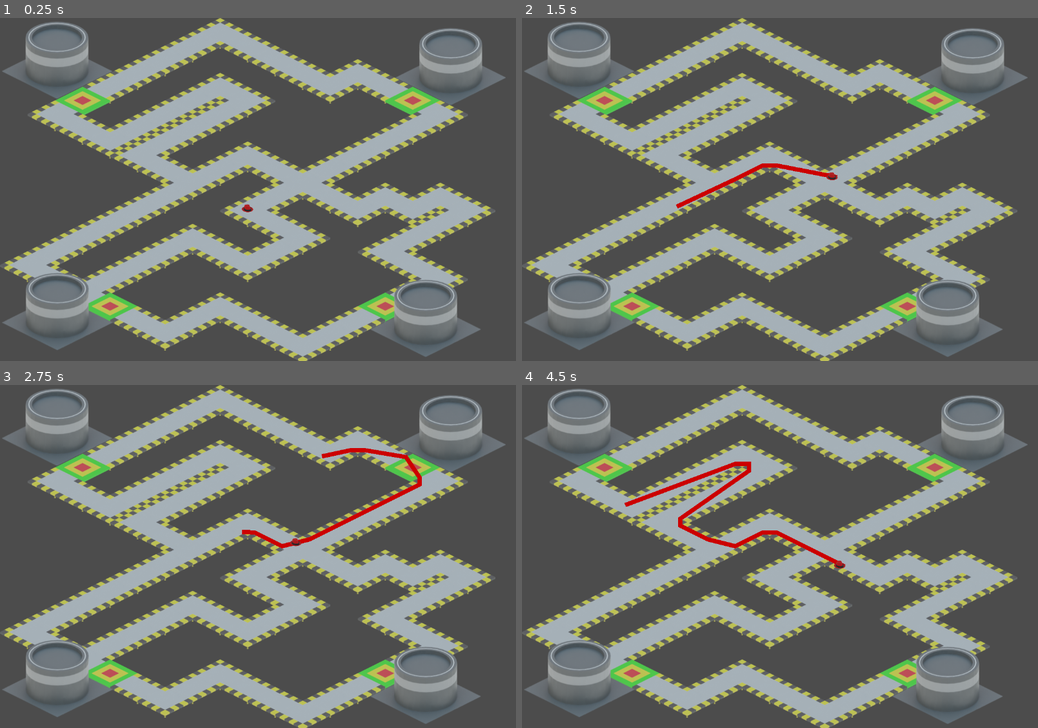
Above: before the commit, frames 1-4 (two rows, left to right).
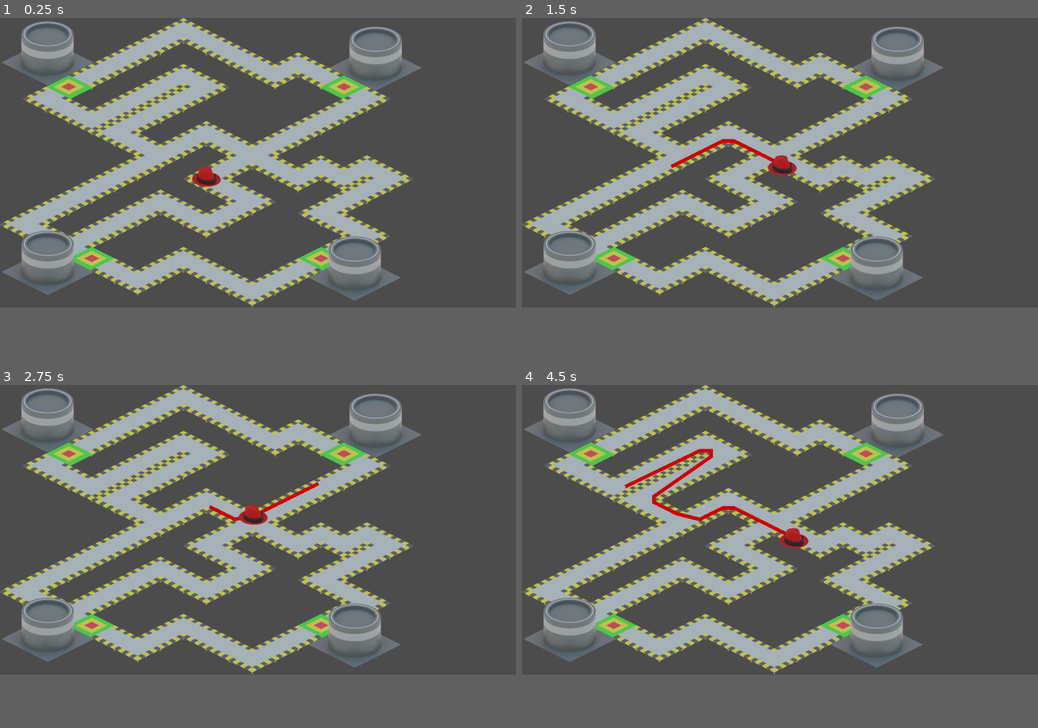
Above: after the commit, the same moments.

Repository: rhdemo/2019-demo4-dashboard
Game: Godot game, scene res://factory.tscn
The game is run twice, just before and just after one commit, with the same random seed, the same clock (stepped at 60 frames per second) and the same inputs.
Inputs (mouse positions are in pixels of both pictures, inside the frame that each line leads up to):
- Up to frame 1 (0.25 s): no input
- Up to frame 2 (1.5 s): tap Enter at 0.5 s; move the mouse to (893, 172) at 0.52 s; click (893, 172) at 0.67 s; move the mouse to (676, 206) at 1.27 s; click (676, 206) at 1.42 s
- Up to frame 3 (2.75 s): move the mouse to (309, 481) at 2.02 s; click (309, 481) at 2.17 s
- Up to frame 4 (4.5 s): move the mouse to (754, 625) at 2.77 s; click (754, 625) at 2.92 s; move the mouse to (934, 607) at 3.52 s; click (934, 607) at 3.67 s; move the mouse to (625, 505) at 4.27 s; click (625, 505) at 4.42 s
In our replay, the window is 800x533 before the commit and 800x450 after it. These sizes can differ from the game's own. Grey fills any space a smaller window leaves; there, only what the larger window draws over its background counts as a difference.

The runs differ from the first frame. In frame 1, 50% of the frame differs, in the area x 0-98%, y 0-100%; in frame 2, 50%; in frame 3, 50%; in frame 4, 50%.

Commit message:
add websocket support, example server, and signals

Diff:
--- /dev/null
+++ b/Signals.gd
@@ -0,0 +1,21 @@
+extends Node
+
+signal test_signal
+
+# Declare member variables here. Examples:
+# var a = 2
+# var b = "text"
+
+# Called when the node enters the scene tree for the first time.
+func _ready():
+	pass # Replace with function body.
+
+func _test_signal():
+	emit_signal("test_signal")
+
+func emit(name):
+	emit_signal(name,
+
+# Called every frame. 'delta' is the elapsed time since the previous frame.
+#func _process(delta):
+#	pass
--- /dev/null
+++ b/TestNode.gd
@@ -0,0 +1,13 @@
+extends Node
+
+# Declare member variables here. Examples:
+# var a = 2
+# var b = "text"
+
+# Called when the node enters the scene tree for the first time.
+func _ready():
+	pass # Replace with function body.
+
+# Called every frame. 'delta' is the elapsed time since the previous frame.
+#func _process(delta):
+#	pass
--- /dev/null
+++ b/WebSocket.gd
@@ -0,0 +1,48 @@
+extends Node
+
+var ws = null
+var retryTimeout = 1 # seconds
+const url = "ws://localhost:8088"
+
+func _ready():
+	self._connect()
+
+func _connect():
+	ws = WebSocketClient.new()
+	ws.connect("connection_established", self, "_connection_established")
+	ws.connect("connection_closed", self, "_connection_closed")
+	ws.connect("connection_error", self, "_connection_error")
+
+	print("Connecting to " + url)
+	ws.connect_to_url(url)
+
+func _connection_established(protocol):
+	print("Connection established with protocol: ", protocol)
+
+func _connection_closed():
+	print("Connection closed, retrying in %ds" % retryTimeout)
+	yield(get_tree().create_timer(retryTimeout), "timeout")
+	retryTimeout *= 2
+	self._connect()
+
+func _connection_error():
+	print("Connection error, retrying in %ds" % retryTimeout)
+	yield(get_tree().create_timer(retryTimeout), "timeout")
+	retryTimeout *= 2
+	self._connect()
+
+func send(data):
+	ws.get_peer(1).put_var(data)
+
+func _process(delta):
+	if ws.get_connection_status() == ws.CONNECTION_CONNECTING || ws.get_connection_status() == ws.CONNECTION_CONNECTED:
+		ws.poll()
+	if ws.get_peer(1).is_connected_to_host():
+		if ws.get_peer(1).get_available_packet_count() > 0 :
+			var test = ws.get_peer(1).get_var()
+			print('recieve %s' % test)
+
+# Signal handlers
+
+func _on_Node2D_mechanic_arrived(data):
+	self.send(data)
--- a/factory.gd
+++ b/factory.gd
@@ -6,6 +6,9 @@
 var goal : Vector2
 export var speed := 250
 
+signal mechanic_embark
+signal mechanic_arrived
+
 func _input(event: InputEvent):
 	if event is InputEventMouseButton:
 		if event.button_index == BUTTON_LEFT and event.pressed:
@@ -13,10 +16,17 @@
 			path = nav.get_simple_path($Fedora.position, goal)
 			$Line2D.points = path
 			$Line2D.show()
+			emit_signal("mechanic_embark", {
+				"mechanic_id": 0,
+				"machine_id": 0,
+				"pos_start": $Fedora.position,
+				"pos_end": path[-1],
+				"pos_target": event.position,
+				"path": path
+			})
 
 func _process(delta: float) -> void:
 	if !path:
-		$Line2D.hide()
 		return
 	if path.size() > 0:
 		var d: float = $Fedora.position.distance_to(path[0])
@@ -24,6 +34,12 @@
 			$Fedora.position = $Fedora.position.linear_interpolate(path[0], (speed * delta)/d)
 		else:
 			path.remove(0)
+	if path.size() == 0:
+		emit_signal("mechanic_arrived", {
+			"mechanic_id": 0,
+			"machine_id": 0
+		})
+
 
 #extends Node2D
 #
@@ -43,3 +59,12 @@
 ## Called every frame. 'delta' is the elapsed time since the previous frame.
 ##func _process(delta):
 ##	pass
+
+
+func _on_Node2D_mechanic_embark(data):
+	print("mechanic_embark: %s" % data)
+
+
+func _on_Node2D_mechanic_arrived(data):
+	print("mechanic_arrived: %s" % data)
+	$Line2D.hide()
--- a/factory.tscn
+++ b/factory.tscn
@@ -1,9 +1,10 @@
-[gd_scene load_steps=5 format=2]
+[gd_scene load_steps=6 format=2]
 
 [ext_resource path="res://factory.gd" type="Script" id=1]
 [ext_resource path="res://factory_tileset.tres" type="TileSet" id=2]
 [ext_resource path="res://factory_tiles/tank.png" type="Texture" id=3]
 [ext_resource path="res://fedora.png" type="Texture" id=4]
+[ext_resource path="res://WebSocket.gd" type="Script" id=5]
 
 [node name="Node2D" type="Node2D"]
 script = ExtResource( 1 )
@@ -14,6 +15,7 @@
 mode = 1
 tile_set = ExtResource( 2 )
 cell_size = Vector2( 128, 64 )
+cell_clip_uv = true
 format = 1
 tile_data = PoolIntArray( -327672, 3, 0, -327671, 5, 0, -327670, 4, 0, -327669, 2, 0, -262140, 3, 0, -262139, 5, 0, -26 …(971 unchanged characters)…
 
@@ -40,6 +42,13 @@
 texture_mode = 1069547908
 
 [node name="Fedora" type="Sprite" parent="."]
-position = Vector2( 575.131, 443.528 )
-scale = Vector2( 0.25, 0.25 )
+position = Vector2( 574.875, 443.528 )
+scale = Vector2( 0.762195, 0.762195 )
 texture = ExtResource( 4 )
+
+[node name="WebSocket" type="Node" parent="."]
+script = ExtResource( 5 )
+
+[connection signal="mechanic_arrived" from="." to="." method="_on_Node2D_mechanic_arrived"]
+[connection signal="mechanic_arrived" from="." to="WebSocket" method="_on_Node2D_mechanic_arrived"]
+[connection signal="mechanic_embark" from="." to="." method="_on_Node2D_mechanic_embark"]
--- a/project.godot
+++ b/project.godot
@@ -21,8 +21,11 @@
 
 [display]
 
-window/size/width=1200
-window/size/height=800
+window/size/width=1440
+window/size/height=810
+window/vsync/use_vsync=false
+window/stretch/mode="viewport"
+window/stretch/aspect="keep"
 
 [rendering]
 
Not shown, added: export_presets.cfg
Not shown, added: server/package-lock.json
Not shown, added: server/package.json
Not shown, added: README.md
Not shown, added: server/.gitignore
Not shown, added: server/src/index.js
